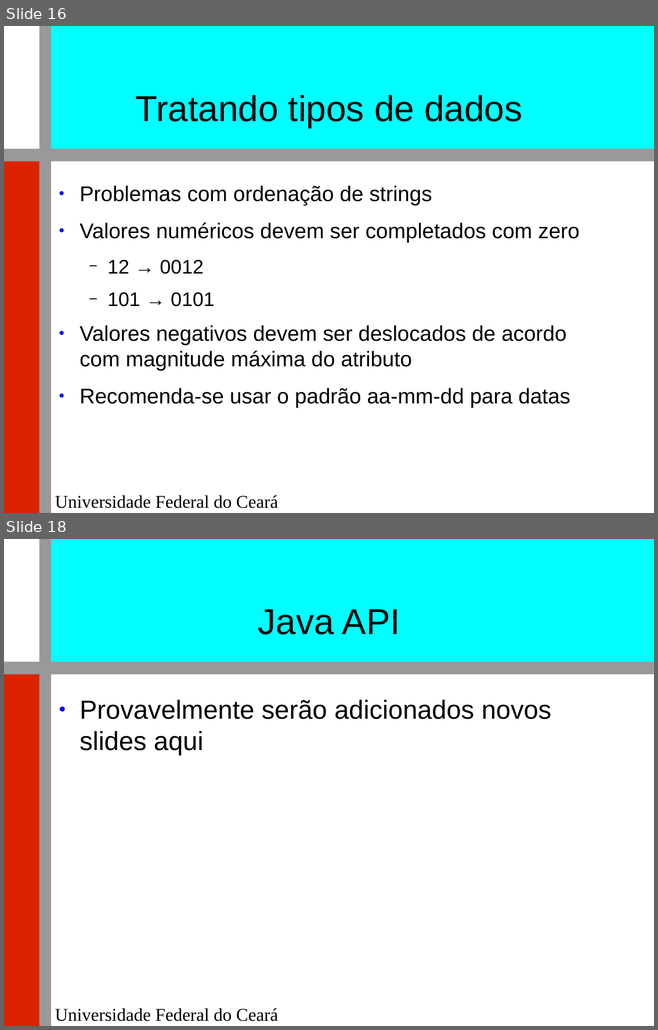
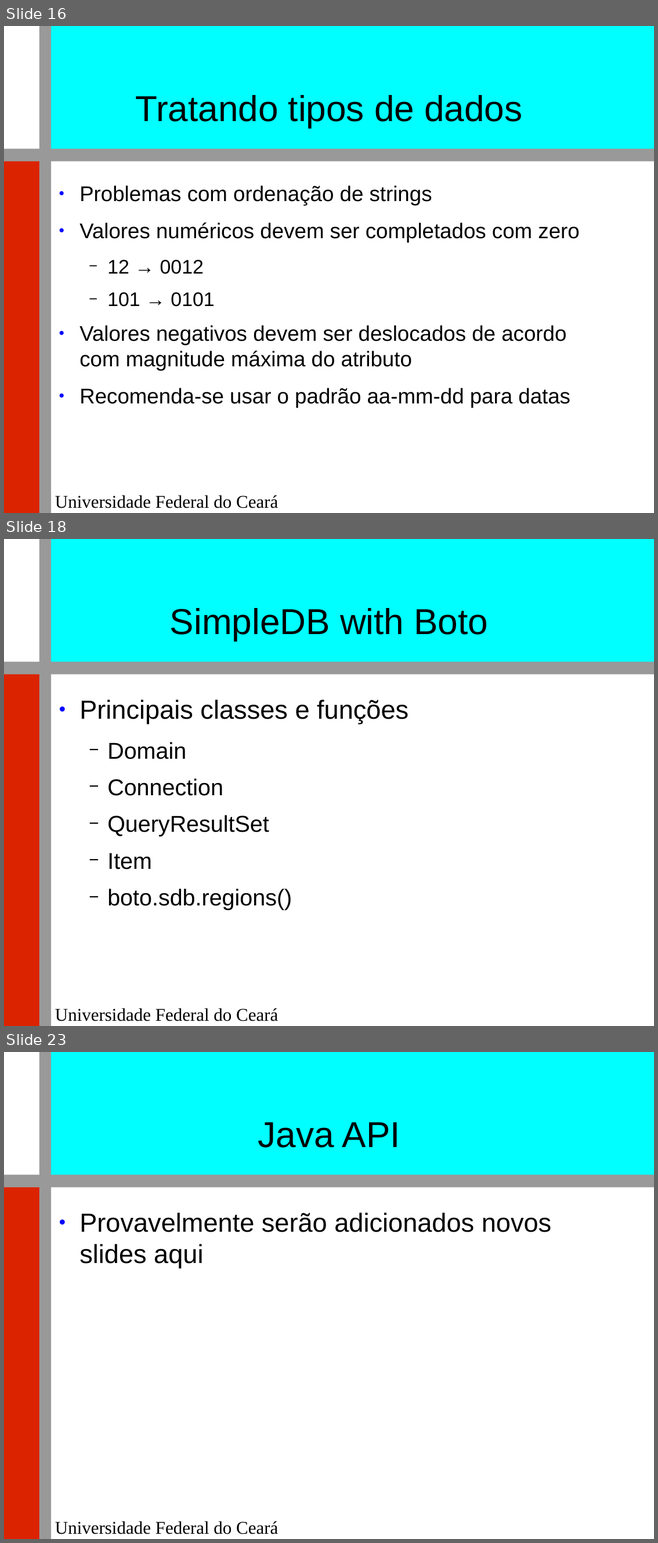
Before and after one commit to renatocjn/NoSQL_TF, a slide deck: Apresentação.odp. Shown one above the other, each under a label of ours: slides 16 and 18 before the commit, slides 16, 18 and 23 after it; the slides between them are not shown. The pictures are 658x1030 and 658x1543 pixels, drawn with LibreOffice and Linux fonts; fonts in the diff are those of the drawing; background and template pictures are left out. Boxes give left, top, right and bottom in pixels: in the first picture for what was removed or moved away, otherwise in the second. Text is boxed around its words. In the diff, an @@ line names an element or a change of style, - is before the commit and + after.

```diff
--- a/Apresentação.odp
+++ b/Apresentação.odp
@@ slide 18 added at <box>4,539,654,1026</box>, background #FFFFFF; not listed: 5 template elements that a slide beside it also shows @@
@@ title added at <box>170,608,488,641</box>, 44 pt, text #000000 @@
+SimpleDB with Boto
@@ text added at <box>79,700,408,910</box>, 28 pt, text #000000 @@
+● Principais classes e funções
+  − Domain
+  − Connection
+  − QueryResultSet
+  − Item
+  − boto.sdb.regions()
@@ what was slide 18 is now slide 23 @@
```
Also in this commit, not shown: 5 other slides added, 1 slide removed.
